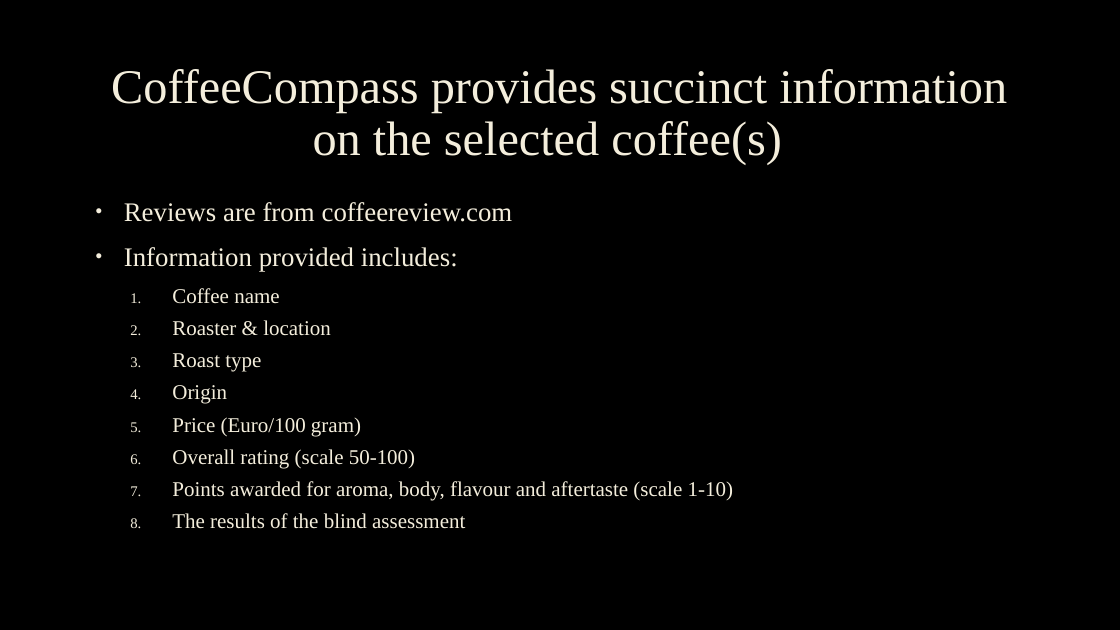
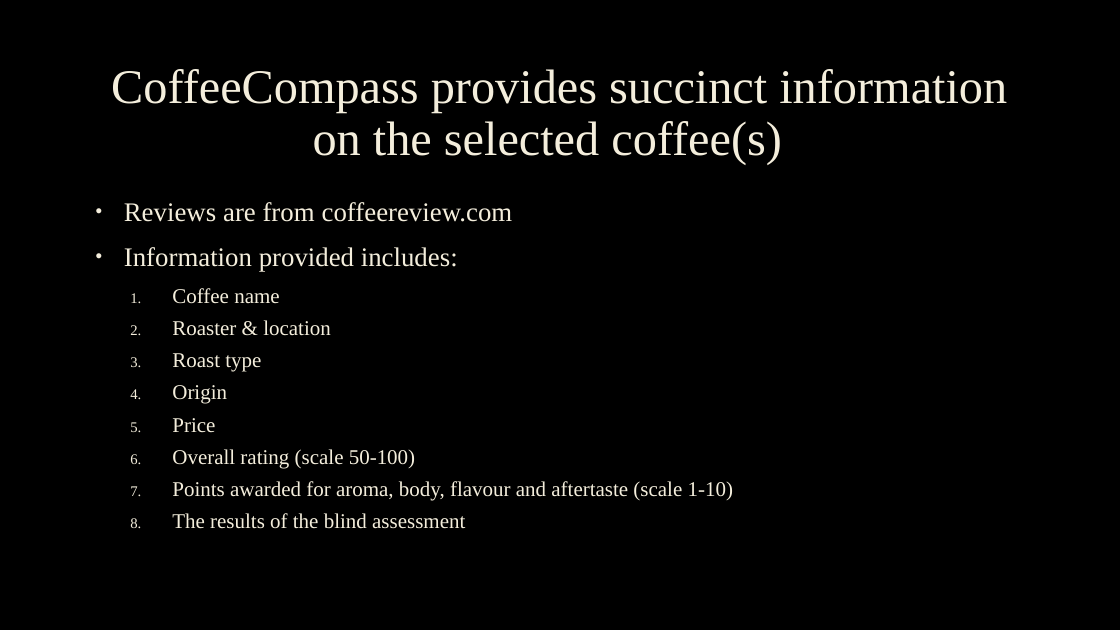
Before and after one commit to DGU94/Final_COFFEE_RECOMMANDER, a slide deck: slide 5 of 4_presentation/presentation_coffee_compass.pptx. Drawn at 1120x630 pixels with LibreOffice and Linux fonts; fonts in the diff are those of the drawing; background and template pictures are left out. Boxes give left, top, right and bottom in pixels: in the first picture for what was removed or moved away, otherwise in the second. Text is boxed around its words. In the diff, an @@ line names an element or a change of style, - is before the commit and + after.

```diff
--- a/4_presentation/presentation_coffee_compass.pptx
+++ b/4_presentation/presentation_coffee_compass.pptx
@@ text at bbox=[172, 418, 215, 433]: text changed @@
-  5. Price (Euro/100 gram)
+  5. Price
```
Also in this commit, not shown: 2 other slides changed, 7 other files.
